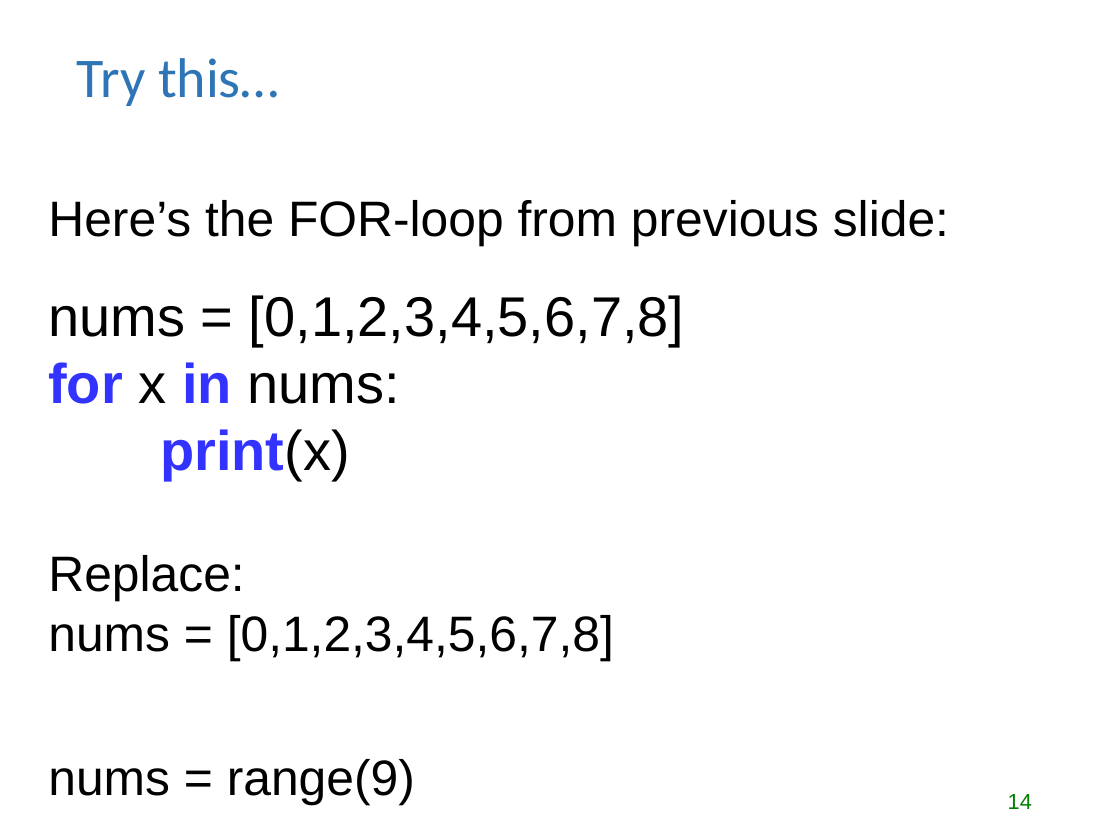
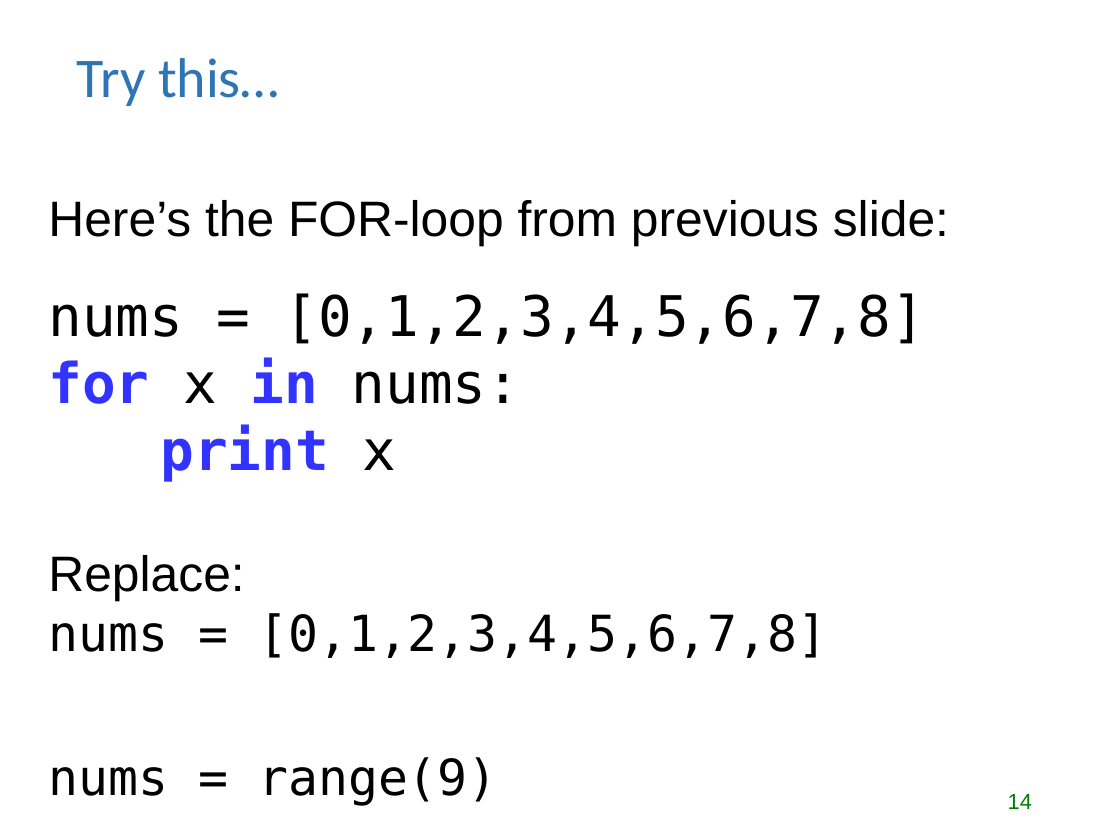
Before and after one commit to lgtateos/gis540, a slide deck: slide 14 of slides/looping.ppt. Drawn at 1120x840 pixels with LibreOffice and Linux fonts; fonts in the diff are those of the drawing. Boxes give left, top, right and bottom in pixels: in the first picture for what was removed or moved away, otherwise in the second. Text is boxed around its words. In the diff, an @@ line names an element or a change of style, - is before the commit and + after.

```diff
--- a/slides/looping.ppt
+++ b/slides/looping.ppt
@@ text at box(48, 293, 925, 806): font Arial to DejaVu Sans Mono in "nums = [0,1,2,3,4,5,6,7,8]", "for x in nums:", "nums = [0,1,2,3,4,5,6,7,8]", "nums = range(9)" @@
@@ text at box(160, 425, 397, 482): text changed; font Arial to DejaVu Sans Mono @@
-print(x)
+print x
```
Also in this commit, not shown: 9 other slides changed, 7 slides added.
